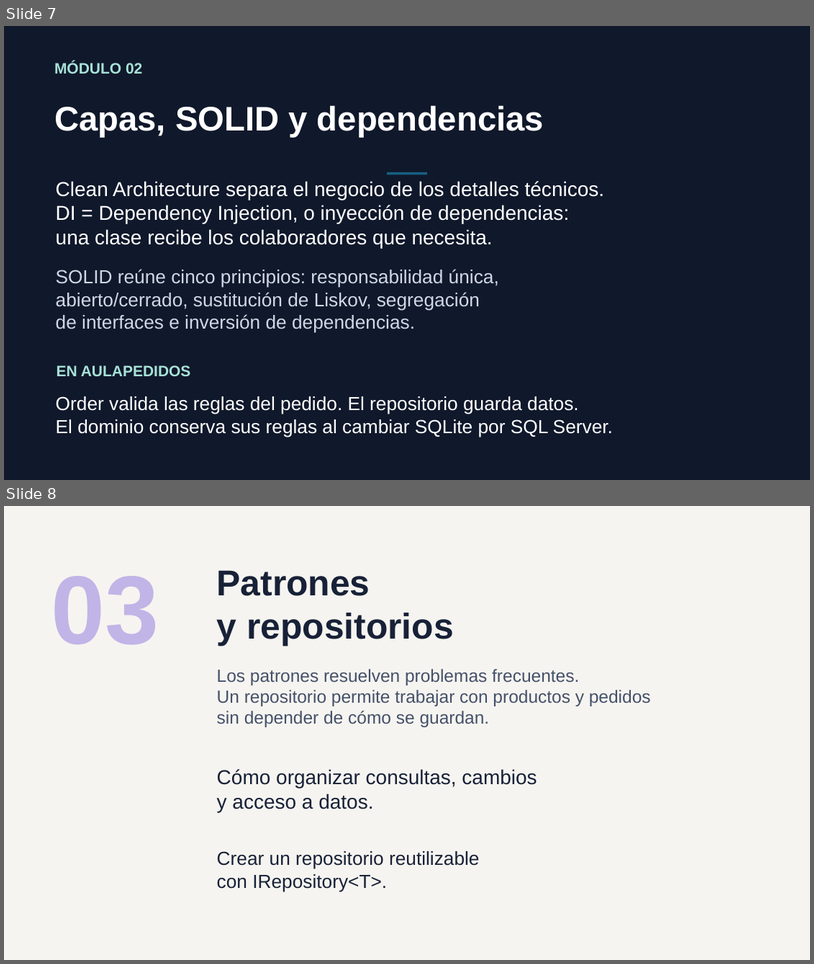
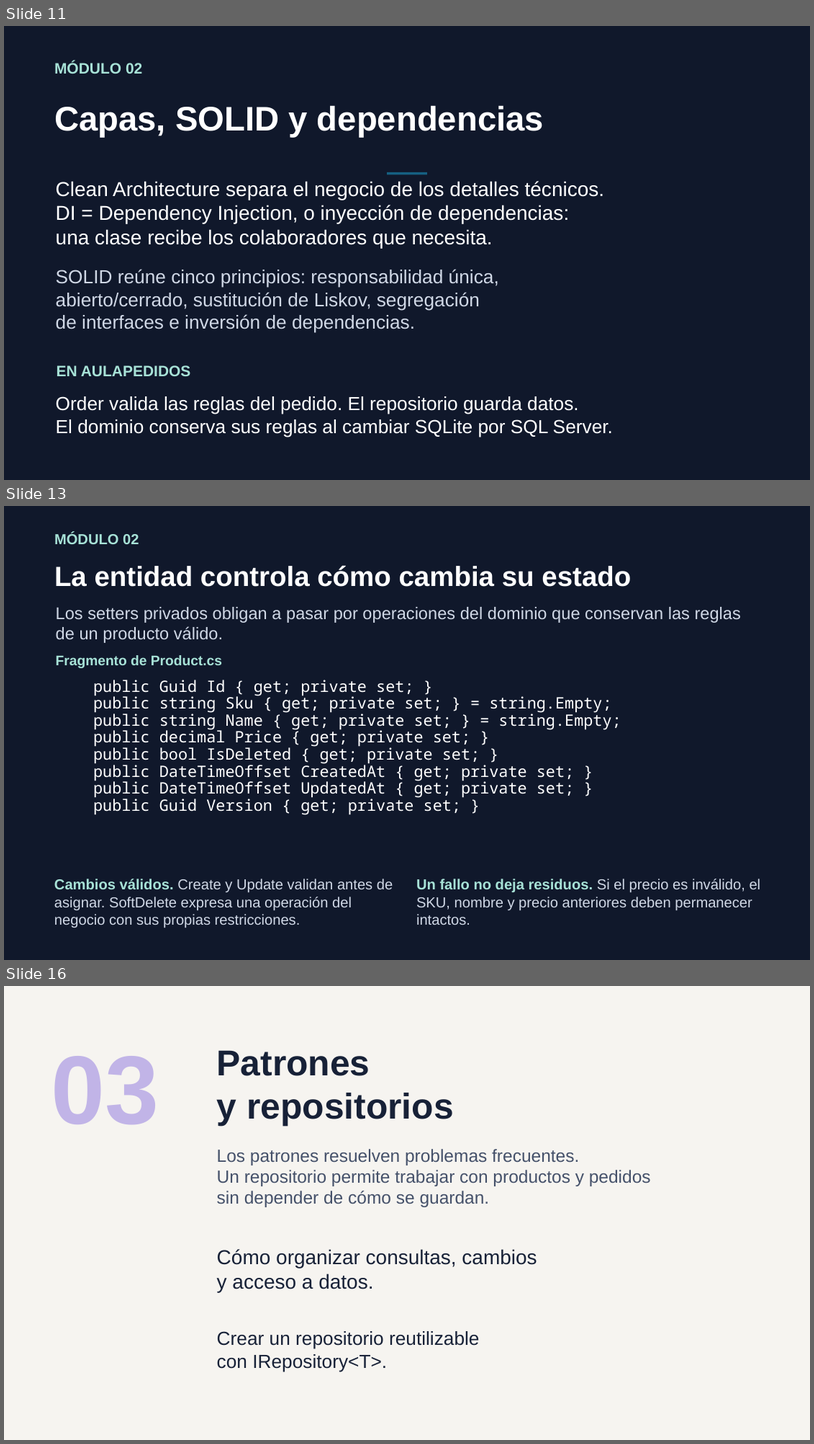
Before and after one commit to ychavez/CursoNETIA, a slide deck: instructor/clases/00-presentacion-alumnos.pptx. Shown one above the other, each under a label of ours: slides 7 and 8 before the commit, slides 11, 13 and 16 after it; the slides between them are not shown. The pictures are 814x964 and 814x1444 pixels, drawn with LibreOffice and Linux fonts; fonts in the diff are those of the drawing. Boxes give left, top, right and bottom in pixels: in the first picture for what was removed or moved away, otherwise in the second. Text is boxed around its words. In the diff, an @@ line names an element or a change of style, - is before the commit and + after.

```diff
--- a/instructor/clases/00-presentacion-alumnos.pptx
+++ b/instructor/clases/00-presentacion-alumnos.pptx
@@ slide 13 added at (4,506,810,960), background #10182B @@
@@ text added at (54,533,139,544), 17.2 pt, text #A7E2D7, bold @@
+MÓDULO 02
@@ text added at (54,565,631,587), 33 pt, text #FFFFFF, bold @@
+La entidad controla cómo cambia su estado
@@ text added at (56,607,741,643), 20.2 pt, text #D0D8E6 @@
+Los setters privados obligan a pasar por operaciones del dominio que conservan las reglas
+de un producto válido.
@@ text added at (56,655,222,668), 16.5 pt, text #A7E2D7, bold @@
+Fragmento de Product.cs
@@ text added at (93,680,414,696), 18.8 pt, text #FFFFFF @@
+public Guid Id { get; private set; }
@@ text added at (93,694,612,713), 18.8 pt, text #FFFFFF @@
+public string Sku { get; private set; } = string.Empty;
@@ text added at (93,711,621,730), 18.8 pt, text #FFFFFF @@
+public string Name { get; private set; } = string.Empty;
@@ text added at (93,728,471,746), 18.8 pt, text #FFFFFF @@
+public decimal Price { get; private set; }
@@ text added at (93,745,480,764), 18.8 pt, text #FFFFFF @@
+public bool IsDeleted { get; private set; }
@@ text added at (93,762,574,781), 18.8 pt, text #FFFFFF @@
+public DateTimeOffset CreatedAt { get; private set; }
@@ text added at (93,780,574,798), 18.8 pt, text #FFFFFF @@
+public DateTimeOffset UpdatedAt { get; private set; }
@@ text added at (93,796,461,815), 18.8 pt, text #FFFFFF @@
+public Guid Version { get; private set; }
@@ text added at (54,878,393,927), 17.2 pt, text #D0D8E6 @@
+Cambios válidos. Create y Update validan antes de
+asignar. SoftDelete expresa una operación del
+negocio con sus propias restricciones.
@@ text added at (417,878,761,924), 17.2 pt, text #D0D8E6 @@
+Un fallo no deja residuos. Si el precio es inválido, el
+SKU, nombre y precio anteriores deben permanecer
+intactos.
@@ what was slide 7 is now slide 11 @@
@@ what was slide 8 is now slide 16 @@
```
Also in this commit, not shown: 39 other slides added, 3 other files.
